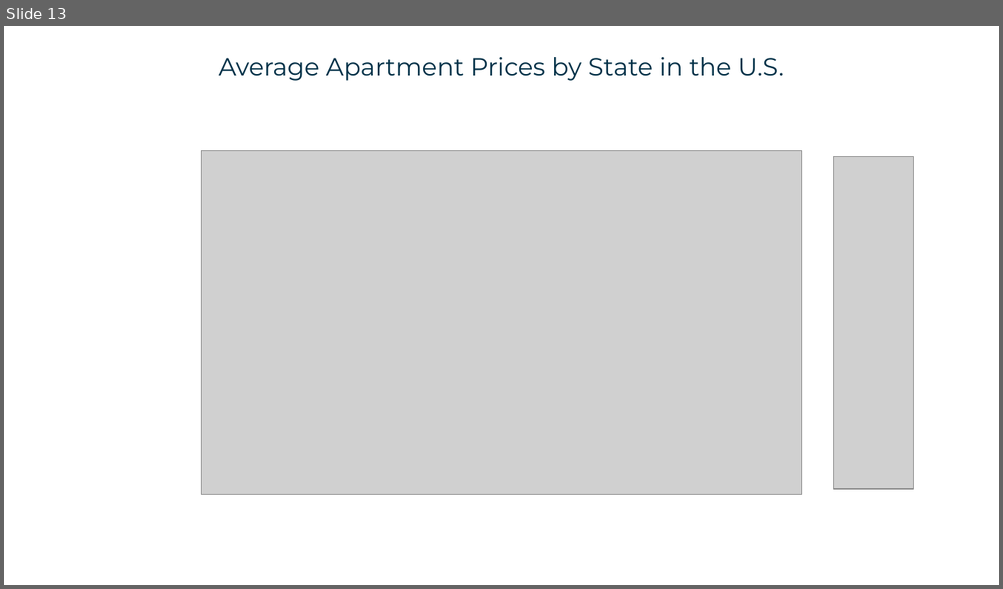
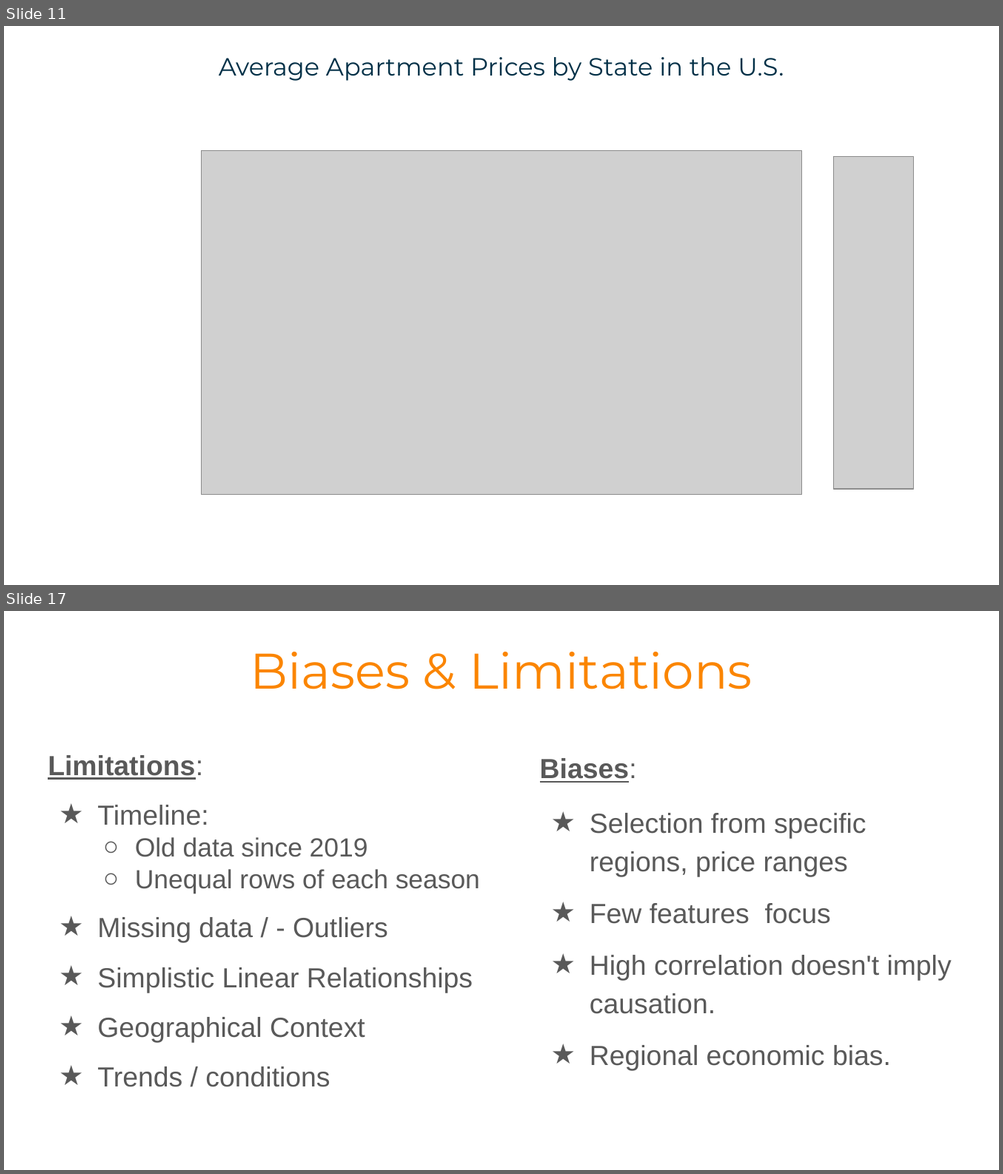
Before and after one commit to tghcb9/dataanalytics-project1-group6, a slide deck: submission/presentation/docs/Project 1 Presentation - Group 6.pptx. Shown one above the other, each under a label of ours: slide 13 before the commit, slides 11 and 17 after it; the slides between them are not shown. The pictures are 1003x589 and 1003x1174 pixels, drawn with LibreOffice and Linux fonts; fonts in the diff are those of the drawing; grey boxes stand for pictures. Boxes give left, top, right and bottom in pixels: in the first picture for what was removed or moved away, otherwise in the second. Text is boxed around its words. In the diff, an @@ line names an element or a change of style, - is before the commit and + after.

```diff
--- a/submission/presentation/docs/Project 1 Presentation - Group 6.pptx
+++ b/submission/presentation/docs/Project 1 Presentation - Group 6.pptx
@@ slide 17 added at box(4, 611, 999, 1170), background #FFFFFF @@
@@ title added at box(250, 652, 752, 689), 36.2 pt, text #FB8500 @@
+Biases & Limitations
@@ text added at box(48, 755, 480, 1088), 20 pt, text #595959 @@
+Limitations:
+★ Timeline:
+  ○ Old data since 2019
+  ○ Unequal rows of each season
+★ Missing data / - Outliers
+★ Simplistic Linear Relationships
+★ Geographical Context
+★ Trends / conditions
@@ text added at box(540, 758, 951, 1071), 20 pt, text #595959 @@
+Biases:
+★ Selection from specific regions, price ranges
+★ Few features focus
+★ High correlation doesn't imply causation.
+★ Regional economic bias.
@@ what was slide 13 is now slide 11 @@
```
Also in this commit, not shown: 11 slides changed, 6 other slides added, 5 slides removed, 3 other files.
